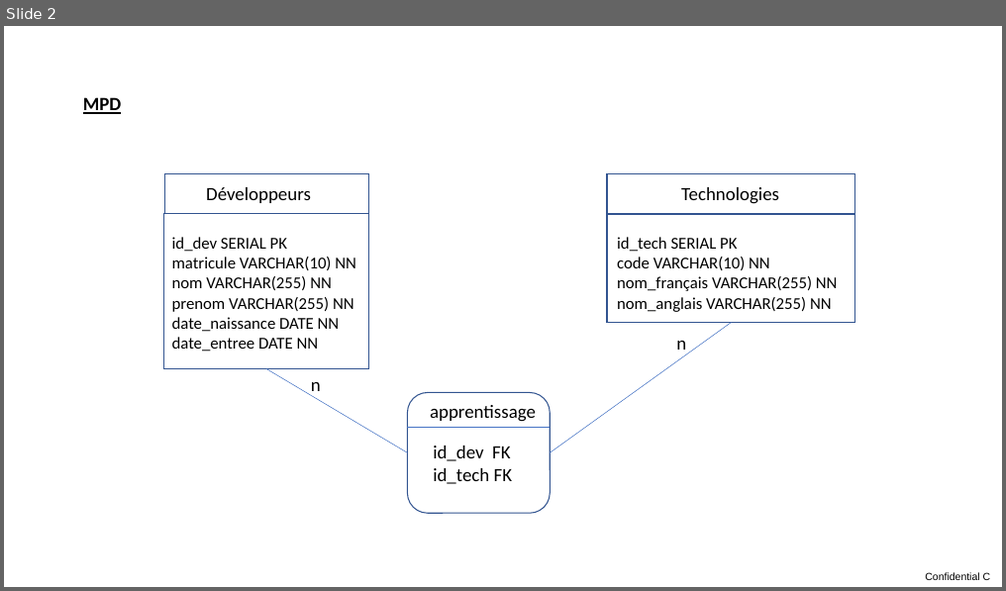
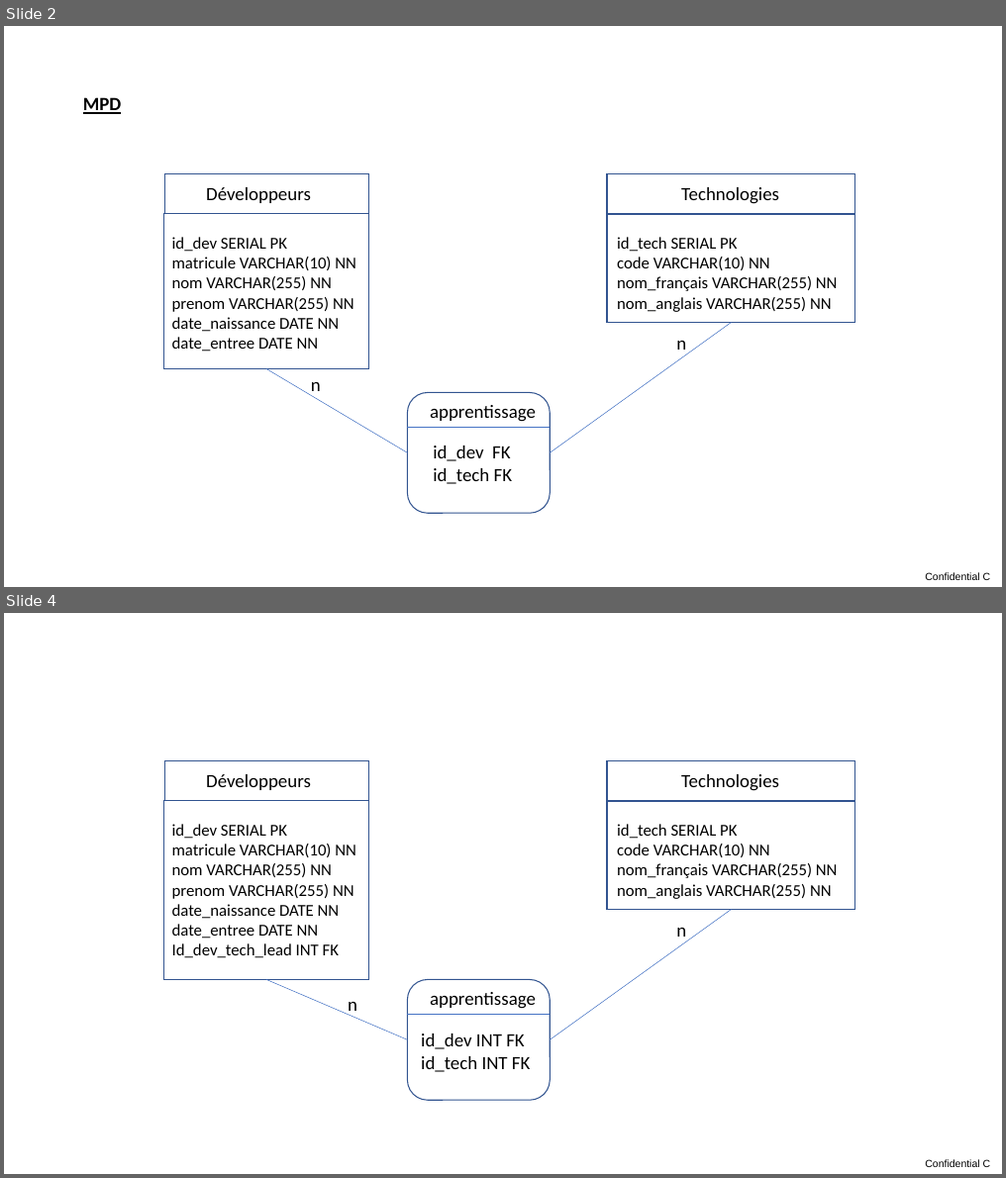
Before and after one commit to lpavius/ECF2, a slide deck: ECF2 Conception et modélisation.pptx. Shown one above the other, each under a label of ours: slide 2 before the commit, slides 2 and 4 after it; the slides between them are not shown. The pictures are 1006x591 and 1006x1178 pixels, drawn with LibreOffice and Linux fonts; fonts in the diff are those of the drawing. Boxes give left, top, right and bottom in pixels: in the first picture for what was removed or moved away, otherwise in the second. Text is boxed around its words. In the diff, an @@ line names an element or a change of style, - is before the commit and + after.

```diff
--- a/ECF2 Conception et modélisation.pptx
+++ b/ECF2 Conception et modélisation.pptx
@@ slide 4 added at (4,613,1002,1174), background #FFFFFF; not listed: 1 template element that a slide beside it also shows @@
@@ rectangle added at (165,761,369,801), outline #325491 1 pt @@
@@ text added at (206,774,311,790), 18 pt, text #000000 @@
+Développeurs
@@ rectangle added at (607,761,856,801), outline #325491 1 pt @@
@@ text added at (681,774,779,791), 18 pt, text #000000 @@
+Technologies
@@ rectangle added at (164,800,369,980), outline #325491 1 pt @@
@@ rectangle added at (607,802,856,910), outline #325491 1 pt @@
@@ text added at (172,824,356,959), 16 pt, text #000000 @@
+id_dev SERIAL PK
+matricule VARCHAR(10) NN
+nom VARCHAR(255) NN
+prenom VARCHAR(255) NN
+date_naissance DATE NN
+date_entree DATE NN
+Id_dev_tech_lead INT FK
@@ text added at (617,824,838,899), 16 pt, text #000000 @@
+id_tech SERIAL PK
+code VARCHAR(10) NN
+nom_français VARCHAR(255) NN
+nom_anglais VARCHAR(255) NN
@@ line added from (549, 1041) to (732, 909), #4472C4 0.5 pt @@
@@ text added at (676,928,686,937), 18 pt, text #000000 @@
+n
@@ line added from (266, 980) to (408, 1041), #4472C4 0.5 pt @@
@@ rounded rectangle added at (408,980,549,1100), outline #325491 1 pt @@
@@ text added at (430,992,536,1009), 18 pt, text #000000 @@
+apprentissage
@@ text added at (348,1002,357,1016), 18 pt, text #000000 @@
+n
@@ line added from (408, 1014) to (549, 1014), #4472C4 0.5 pt @@
@@ text added at (421,1034,530,1072), 18 pt, text #000000 @@
+id_dev INT FK
+id_tech INT FK
```
Also in this commit, not shown: 1 other slide added, 3 other files.
